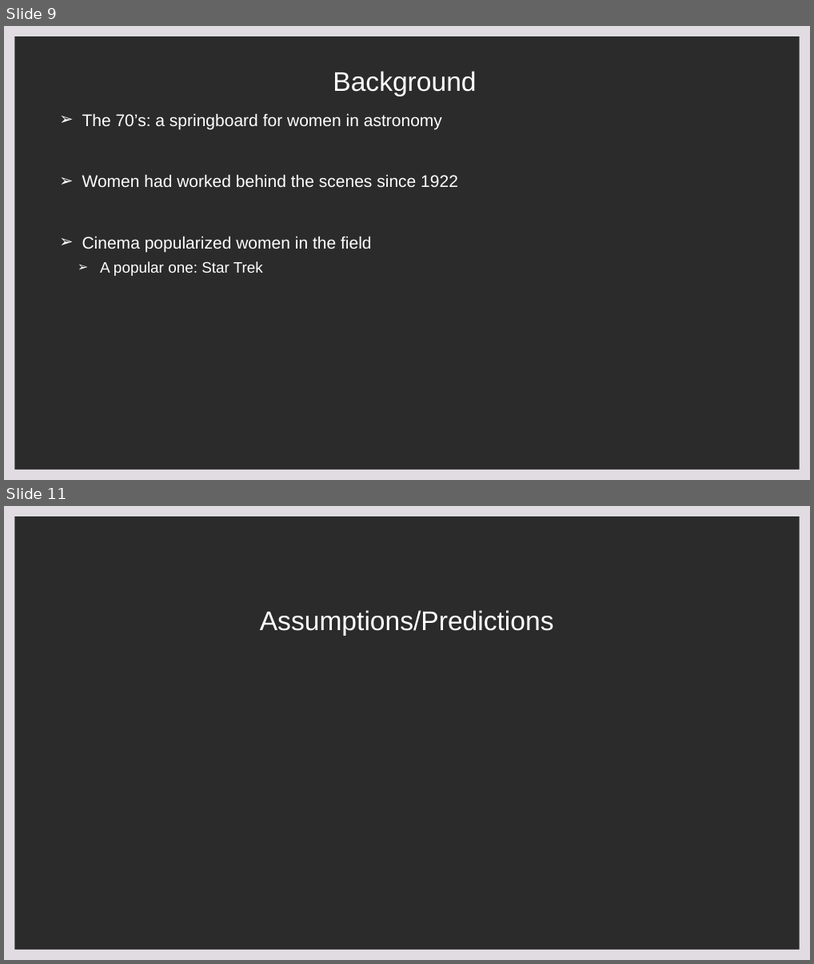
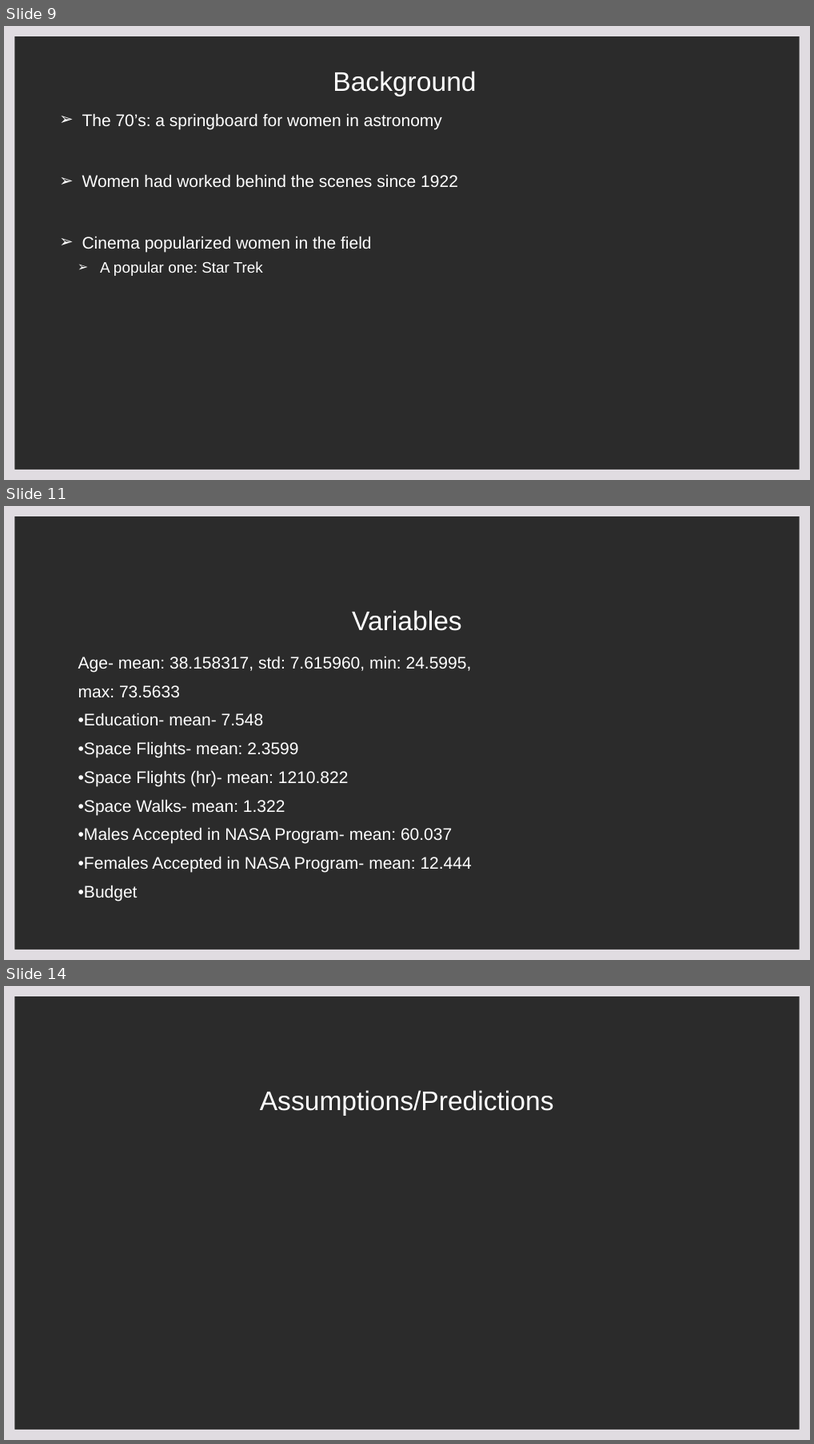
Before and after one commit to rhreich34/NASA-Hiring-Rate, a slide deck: NASA Presentation.pptx. Shown one above the other, each under a label of ours: slides 9 and 11 before the commit, slides 9, 11 and 14 after it; the slides between them are not shown. The pictures are 814x964 and 814x1444 pixels, drawn with LibreOffice and Linux fonts; fonts in the diff are those of the drawing; background and template pictures are left out; a plain dark background stands for a picture behind light text. Boxes give left, top, right and bottom in pixels: in the first picture for what was removed or moved away, otherwise in the second. Text is boxed around its words. In the diff, an @@ line names an element or a change of style, - is before the commit and + after.

```diff
--- a/NASA Presentation.pptx
+++ b/NASA Presentation.pptx
@@ slide 11 added at box(4, 506, 810, 960), background picture (left out); not listed: 1 template element that a slide beside it also shows @@
@@ title added at box(352, 610, 462, 631), 32 pt, text #FFFFFF @@
+Variables
@@ text added at box(78, 656, 472, 900), 20 pt, text #FFFFFF @@
+Age- mean: 38.158317, std: 7.615960, min: 24.5995,
+max: 73.5633
+•Education- mean- 7.548
+•Space Flights- mean: 2.3599
+•Space Flights (hr)- mean: 1210.822
+•Space Walks- mean: 1.322
+•Males Accepted in NASA Program- mean: 60.037
+•Females Accepted in NASA Program- mean: 12.444
+•Budget
@@ what was slide 11 is now slide 14 @@
```
Also in this commit, not shown: 9 other slides added, 3 slides removed.
